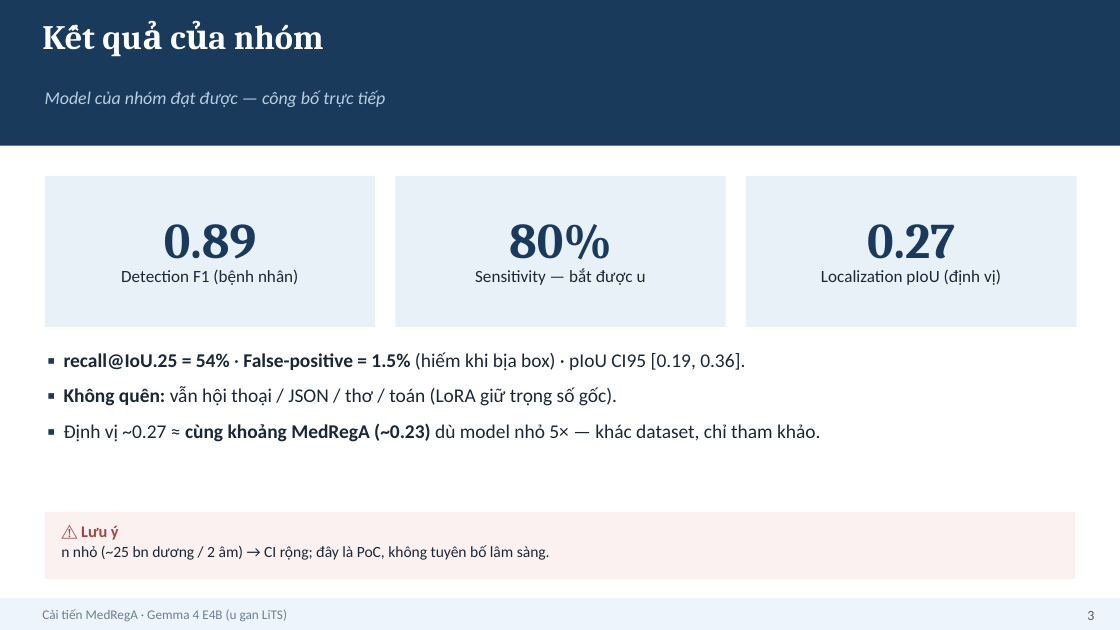
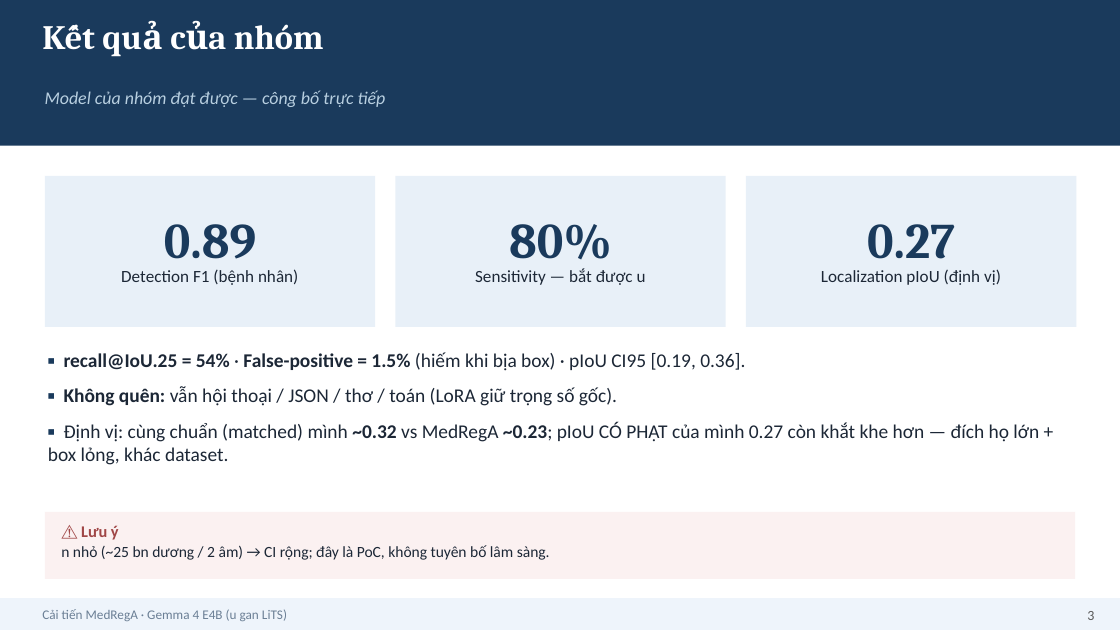
Before and after one commit to HatDuaa/medrega-liver-seminar, a slide deck: slide 3 of seminar/cai_tien/slides_5min_VN.pptx. Drawn at 1120x630 pixels with LibreOffice and Linux fonts; fonts in the diff are those of the drawing. Boxes give left, top, right and bottom in pixels: in the first picture for what was removed or moved away, otherwise in the second. Text is boxed around its words. In the diff, an @@ line names an element or a change of style, - is before the commit and + after.

```diff
--- a/seminar/cai_tien/slides_5min_VN.pptx
+++ b/seminar/cai_tien/slides_5min_VN.pptx
@@ text at [48, 422, 1039, 465]: text changed @@
-▪ Định vị ~0.27 ≈ cùng khoảng MedRegA (~0.23) dù model nhỏ 5× — khác dataset, chỉ tham khảo.
+▪ Định vị: cùng chuẩn (matched) mình ~0.32 vs MedRegA ~0.23; pIoU CÓ PHẠT của mình 0.27 còn khắt khe hơn — đích họ lớn + box lỏng, khác dataset.
```
Also in this commit, not shown: 1 other slide changed, 4 other files.
